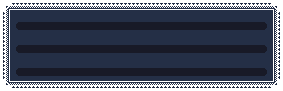
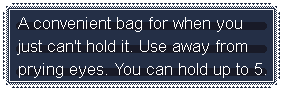
Layers edited between the first and the second 283×91 image:
added layer "EN" above "JP" over [17, 17, 266, 78]
